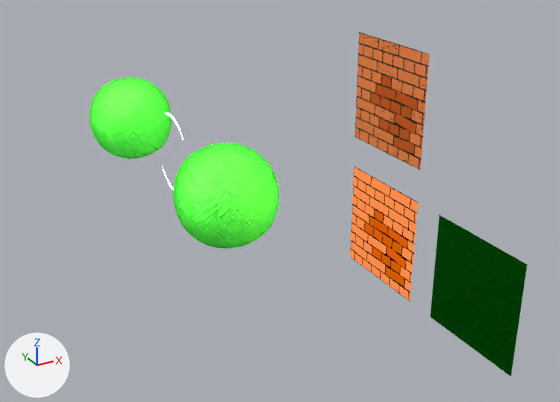
The Blender file Toon_shader.blend, before and after one commit.
Rendered twice from a 50 mm camera at (-12.1, -20.2, 11.2) aimed at (0.0, 1.8, 0.2). Lighting does not change. The marker at lower left points along +X, +Y and +Z.
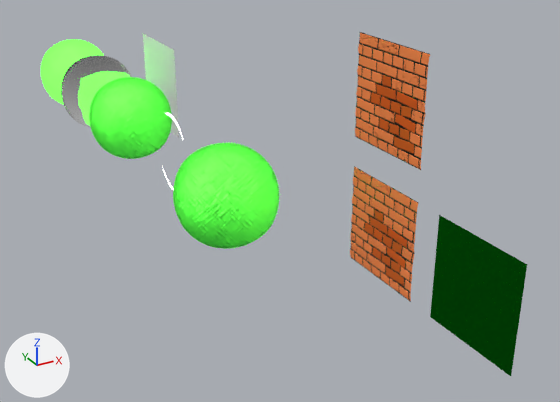
Commit message: file transfer

Boxes (x1, y1, x2, y2) around the edits, measured in the pictures (560 x 402 px):
'Plane.002', surface changed: (355, 32, 430, 170) in both
'Plane', recoloured: (350, 166, 419, 302) in both
'Cube.002', added: after (61, 55, 132, 128)
'Cube.003', added: after (41, 39, 104, 105)
'Plane.003', added: after (143, 34, 178, 120)

The change, as a list of edits to the scene's bpy script:
```text
Change mat_toon_glass:
    where n0 = _N.new('ShaderNodeOutputMaterial'); n0.name = 'Material Output'
    remove n1 = _N.new('ShaderNodeGroup'); n1.name = 'Toon_Glass'
    remove n1.node_tree = ng_toon_glass
    remove _L.new(n1.outputs[0], n0.inputs[0])  # 'Shader' to 'Surface'
    add n2 = _N.new('ShaderNodeBsdfGlass'); n2.name = 'Glass BSDF'
    add n2.distribution = 'BECKMANN'
    add n2.inputs[2].default_value = 1.45  # 'IOR'
    add _L.new(n2.outputs[0], n0.inputs[0])  # 'BSDF' to 'Surface'
Change mat_toon_bricks_group:
    remove n2 = _N.new('ShaderNodeEmission'); n2.name = 'Emission Viewer'
    add n4 = _N.new('ShaderNodeBsdfPrincipled'); n4.name = 'Principled BSDF'
    add n4.distribution = 'GGX'
    add n4.subsurface_method = 'BURLEY'
    where n0 = _N.new('ShaderNodeOutputMaterial'); n0.name = 'Material Output'
    where n3 = _N.new('ShaderNodeGroup'); n3.name = 'Brick_Generator'
    remove _L.new(n2.outputs[0], n0.inputs[0])  # 'Emission' to 'Surface'
    remove _L.new(n3.outputs[0], n2.inputs[0])  # 'Color' to 'Color'
    add _L.new(n3.outputs[0], n4.inputs[0])  # 'Color' to 'Base Color'
    add _L.new(n3.outputs[1], n4.inputs[5])  # 'Bump' to 'Normal'
    add _L.new(n4.outputs[0], n0.inputs[0])  # 'BSDF' to 'Surface'
Change mat_toon_bricks_group_001:
    where n3 = _N.new('ShaderNodeGroup'); n3.name = 'Group.001'
    where n0 = _N.new('ShaderNodeOutputMaterial'); n0.name = 'Material Output'
    add _L.new(n3.outputs[2], n0.inputs[2])  # 'Displacement' to 'Displacement'
Add mat_toon_glasses:
    mat_toon_glasses = bpy.data.materials.new('Toon_Glasses')
    mat_toon_glasses.use_nodes = True; mat_toon_glasses.node_tree.nodes.clear()
    _N = mat_toon_glasses.node_tree.nodes; _L = mat_toon_glasses.node_tree.links
    n0 = _N.new('ShaderNodeOutputMaterial'); n0.name = 'Material Output'
    n1 = _N.new('ShaderNodeGroup'); n1.name = 'Toon_Glass'
    n1.node_tree = ng_toon_glass
    _L.new(n1.outputs[0], n0.inputs[0])  # 'Shader' to 'Surface'
Add mat_toon_watercolor:
    mat_toon_watercolor = bpy.data.materials.new('Toon_WaterColor')
    mat_toon_watercolor.use_nodes = True; mat_toon_watercolor.node_tree.nodes.clear()
    _N = mat_toon_watercolor.node_tree.nodes; _L = mat_toon_watercolor.node_tree.links
    n0 = _N.new('ShaderNodeOutputMaterial'); n0.name = 'Material Output'
    n1 = _N.new('ShaderNodeGroup'); n1.name = 'Group.001'
    n1.node_tree = ng_watercolor
    n1.inputs[0].default_value = 1.0  # 'BrushScale1'
    n1.inputs[1].default_value = 1.0  # 'BrushScale2'
    n1.inputs[2].default_value = (0.472, 5.0, 0.265, 1.0)  # 'Color', green #b7ff8d
    _L.new(n1.outputs[0], n0.inputs[0])  # 'Color' to 'Surface'
Change me_circle:
    where me_circle.from_pydata(...)  # 64 vertices, 32 faces; spans x -1.0..1.0, y -1.0..1.0, z 0.0
    remove me_circle.materials.append(mat_toon_glass)
    add me_circle.materials.append(mat_toon_glasses)
Add me_plane_003:
    me_plane_003.from_pydata([(-1.0, -1.0, 0.0), (1.0, -1.0, 0.0), (-1.0, 1.0, 0.0), (1.0, 1.0, 0.0)], [], [(0, 1, 3, 2)])
Add ob_plane_003:
    ob_plane_003 = bpy.data.objects.new('Plane.003', me_plane_003)
    ob_plane_003.location = (0.0, 13.29, 1.66)
    ob_plane_003.rotation_euler = (1.571, 0.0, 1.571)  # degrees (90, 0, 90)
    ob_plane_003.scale = (2.0, 2.0, 2.0)
Add ob_cube_003:
    ob_cube_003 = bpy.data.objects.new('Cube.003', me_cube_003)  # a box spanning x -2.0..2.0, y -2.0..2.0, z -2.0..2.0; modifiers SUBSURF, CAST, SUBSURF
    ob_cube_003.location = (-2.92, 17.09, 1.7)
Add ob_cube_002:
    ob_cube_002 = bpy.data.objects.new('Cube.002', me_cube_001)  # a box spanning x -2.0..2.0, y -2.0..2.0, z -2.0..2.0; modifiers SUBSURF, CAST, SUBSURF
    ob_cube_002.location = (-2.92, 13.27, 1.7)
```
